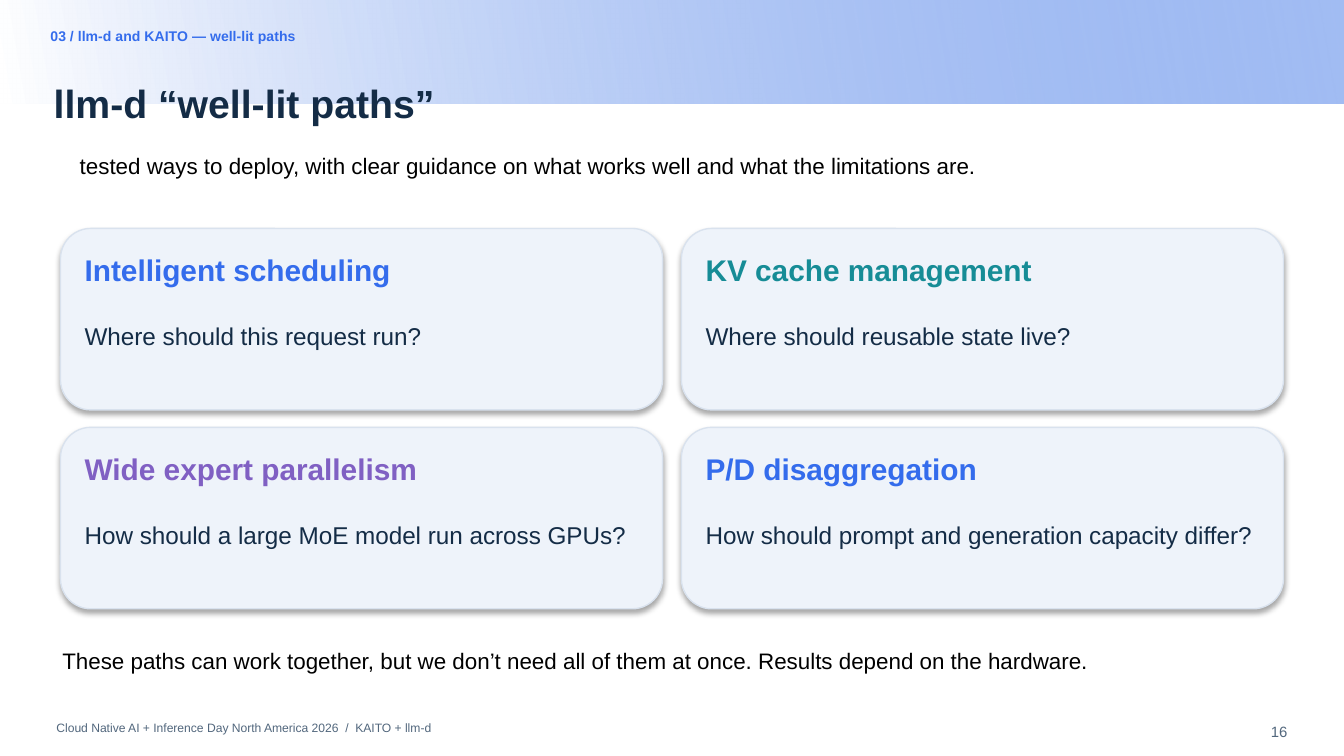
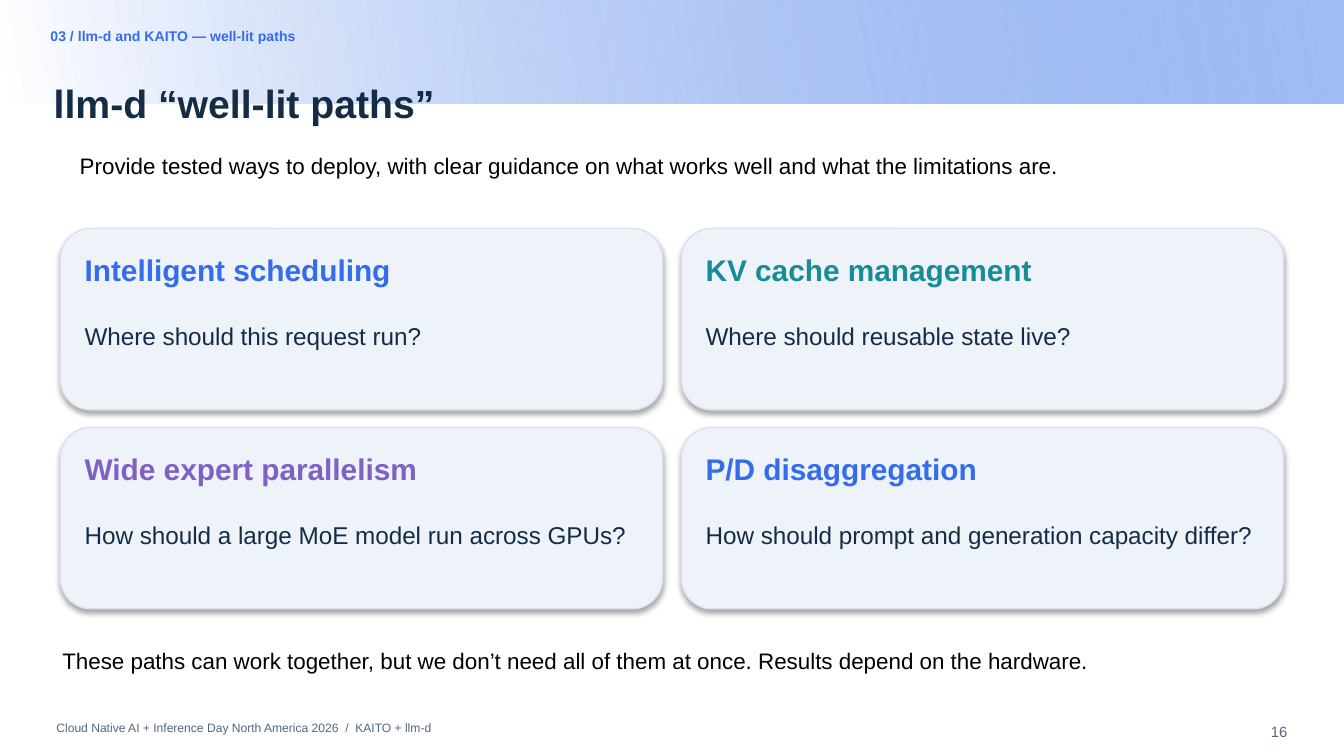
Before and after one commit to andyzhangx/demo, a slide deck: slide 16 of llm/pd-disaggregation/kubecon-na-2026-pd-disaggregation-kaito-llmd.pptx. Drawn at 1344x756 pixels with LibreOffice and Linux fonts; fonts in the diff are those of the drawing; background and template pictures are left out. Boxes give left, top, right and bottom in pixels: in the first picture for what was removed or moved away, otherwise in the second. Text is boxed around its words. In the diff, an @@ line names an element or a change of style, - is before the commit and + after.

```diff
--- a/llm/pd-disaggregation/kubecon-na-2026-pd-disaggregation-kaito-llmd.pptx
+++ b/llm/pd-disaggregation/kubecon-na-2026-pd-disaggregation-kaito-llmd.pptx
@@ text at (x1=80, y1=157, x2=1058, y2=179): text changed @@
-tested ways to deploy, with clear guidance on what works well and what the limitations are.
+Provide tested ways to deploy, with clear guidance on what works well and what the limitations are.
```
Also in this commit, not shown: 7 other slides changed.
